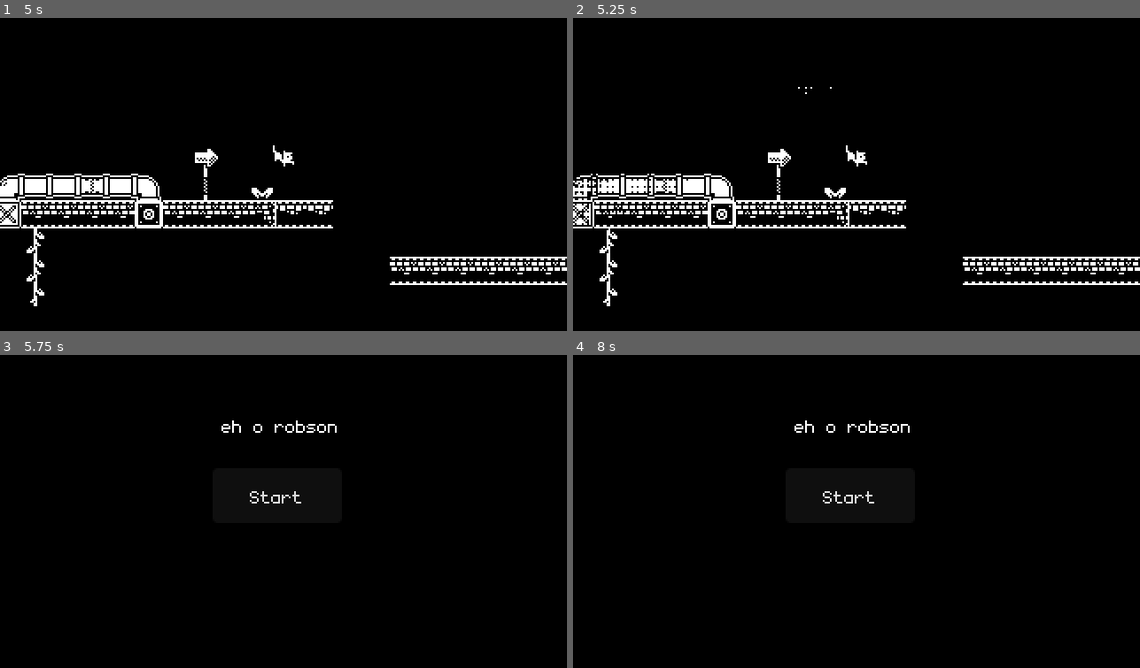
Above: before the commit, frames 1-4 (two rows, left to right).
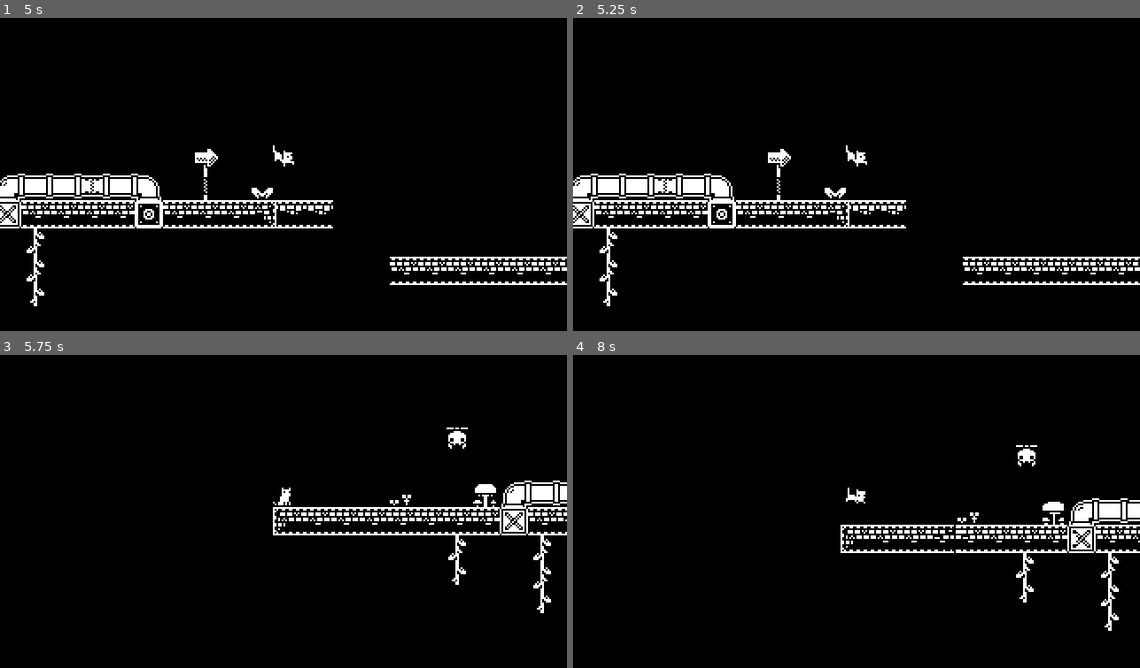
Above: after the commit, the same moments.

Repository: gabrielfvale/godot-platformer
Game: Godot game, scene res://main_menu.tscn
Two runs of this game, one before a commit and one after it. Both use one fixed random seed, a clock stepped at 60 frames per second and the inputs below.
Inputs (mouse positions are in pixels of both pictures, inside the frame that each line leads up to):
- Up to frame 1 (5 s): click "Start" at 0.5 s; hold Right (right) 1.28-2.78 s; tap Space (jump) at 1.52, 2.27, 3.77, 4.52 s; hold Left (left) 2.78-3.53 s; hold Right (right) from 3.53 s (still down); tap Escape (return_to_main_menu) at 4.9 s
- Up to frame 2 (5.25 s): release Right (right) at 5 s; click "Start" at 5 s
- Up to frame 3 (5.75 s): no input
- Up to frame 4 (8 s): click (850, 495) at 5.75 s, where only the run before the commit has a clickable "Start"; tap Enter at 6.5 s; hold Left (left) 6.53-7.28 s; tap Space (jump) at 6.77 s; hold Right (right) from 7.28 s (still down)

Frame 1 is identical in both runs. In frame 2, 0.2% of the frame differs, in the area x 0-46%, y 22-68%; in frame 3, 3.5%; in frame 4, 3.6%, in the area x 39-100%, y 20-89%.

Commit message:
feat: improve transition script

Diff:
--- a/scene_transition.gd
+++ b/scene_transition.gd
@@ -1,4 +1,4 @@
-extends Node
+extends CanvasLayer
 
 
 signal _viewport_set
@@ -11,10 +11,11 @@
 @export var invert_shader = true
 @export var diamond_pixel_size = 3.5
 
-@onready var texture_rect = $CanvasLayer/TextureRect
+@onready var texture_rect = $TextureRect
+
 
 func _ready():
-	texture_rect.visible = false
+	texture_rect.mouse_filter = Control.MOUSE_FILTER_IGNORE
 	var root = get_tree().root
 	current_scene = root.get_child(root.get_child_count() - 1)
 	print("Current scene: ", current_scene)
@@ -22,14 +23,17 @@
 	_scene_loaded.connect(_animate_transition)
 
 
+func goto_scene(path):
+	next_path = path
+	_set_viewport()
+
+
 func _set_viewport():
 	#print("Setting viewport")
 	await RenderingServer.frame_post_draw
 	var texture = get_viewport().get_texture()
-	#var imgtex = ImageTexture.create_from_image(get_viewport().get_texture().get_image())
 	texture_rect.texture = ImageTexture.create_from_image(texture.get_image())
-	texture_rect.visible = true
-	print("Viewport set")
+	#print("Viewport set")
 	_viewport_set.emit()
 
 
@@ -44,25 +48,6 @@
 	current_scene.queue_free()
 	current_scene = new_scene
 	_scene_loaded.emit()
-
-
-func goto_scene(path):
-	next_path = path
-	_set_viewport()
-
-#func _deferred_goto_scene(path):
-	#print("Loading new scene")
-	#current_scene.free()
-	#
-	#var s = ResourceLoader.load(path)
-	#
-	#current_scene = s.instantiate()
-	#
-	#print("New scene loaded: ", current_scene)
-	#_scene_loaded.emit()
-	#
-	#get_tree().root.add_child(current_scene)
-#
 
 
 func _animate_transition():
@@ -80,5 +65,4 @@
 	).from(1.0).set_trans(tween.TRANS_SINE)
 
 	await tween.finished
-	texture_rect.visible = false
 	#print("Transition finished")
--- a/scene_transition.tscn
+++ b/scene_transition.tscn
@@ -10,13 +10,10 @@
 shader_parameter/progressScaler = 4.0
 shader_parameter/invert = true
 
-[node name="SceneTransition" type="Node"]
-process_mode = 3
+[node name="SceneTransition" type="CanvasLayer"]
 script = ExtResource("1_pq2p7")
 
-[node name="CanvasLayer" type="CanvasLayer" parent="."]
-
-[node name="TextureRect" type="TextureRect" parent="CanvasLayer"]
+[node name="TextureRect" type="TextureRect" parent="."]
 material = SubResource("ShaderMaterial_hxrbs")
 anchors_preset = 15
 anchor_right = 1.0
